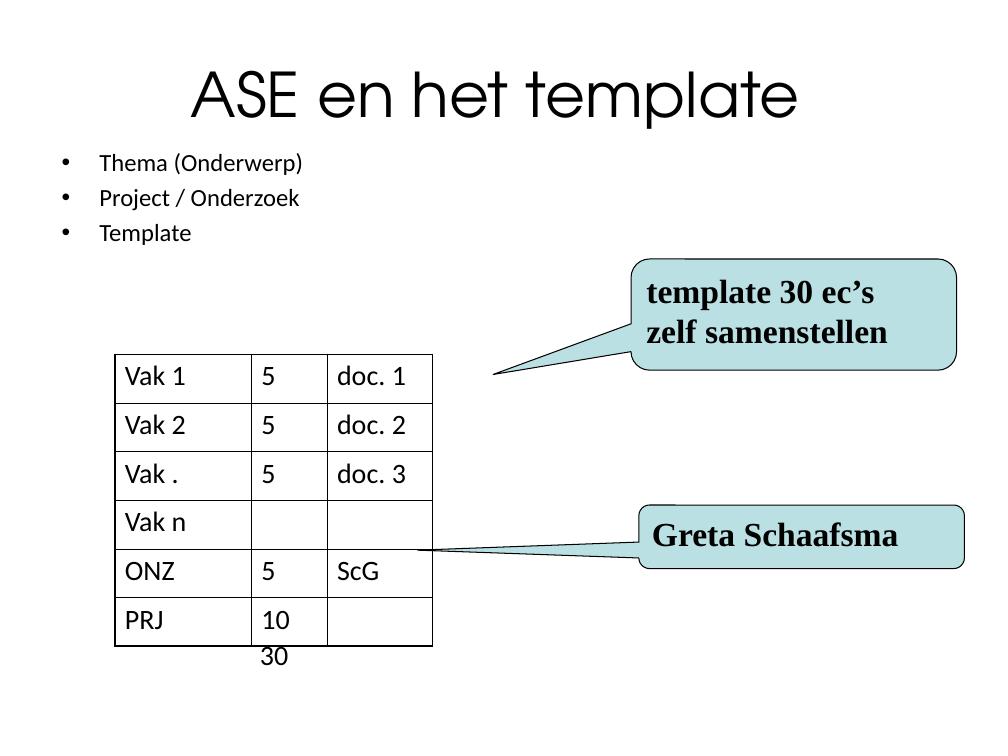
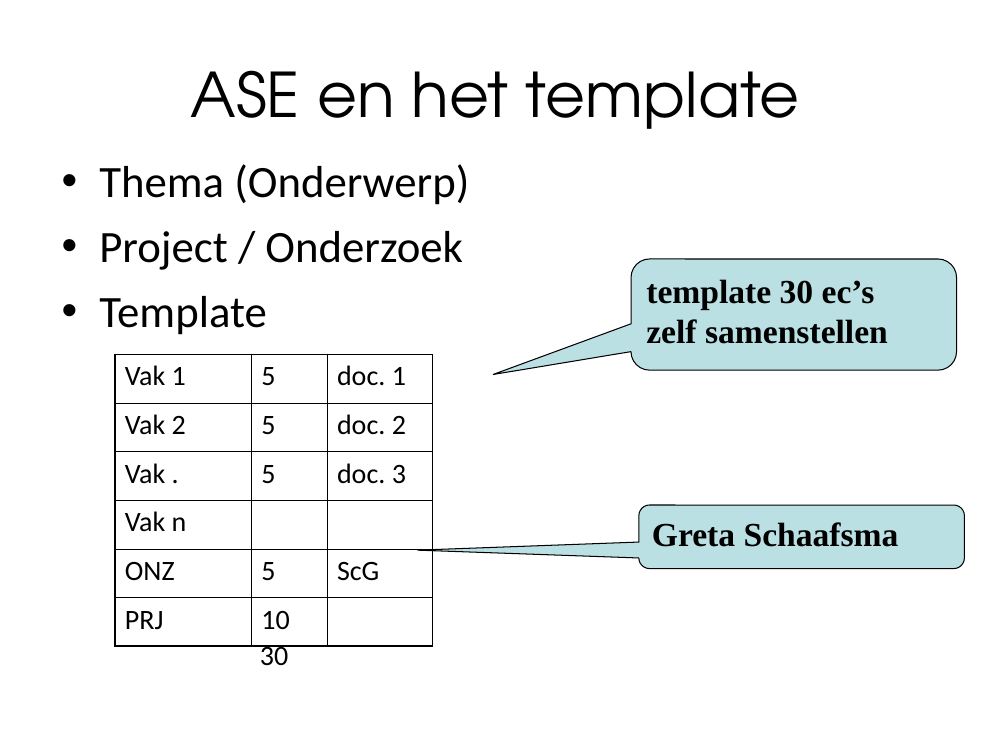
Before and after one commit to Zaibatsu89/androway, a slide deck: slide 12 of documents/minoren.ppt. Drawn at 1008x756 pixels with LibreOffice and Linux fonts; fonts in the diff are those of the drawing; background and template pictures are left out. Boxes give left, top, right and bottom in pixels: in the first picture for what was removed or moved away, otherwise in the second. Text is boxed around its words. In the diff, an @@ line names an element or a change of style, - is before the commit and + after.

```diff
--- a/documents/minoren.ppt
+++ b/documents/minoren.ppt
@@ text "Thema (Onderwerp)" at (99, 164, 469, 335): size 17.6 to 32 pt; line spacing 0.8 to 1 @@
```
Also in this commit, not shown: 2 other slides changed.
